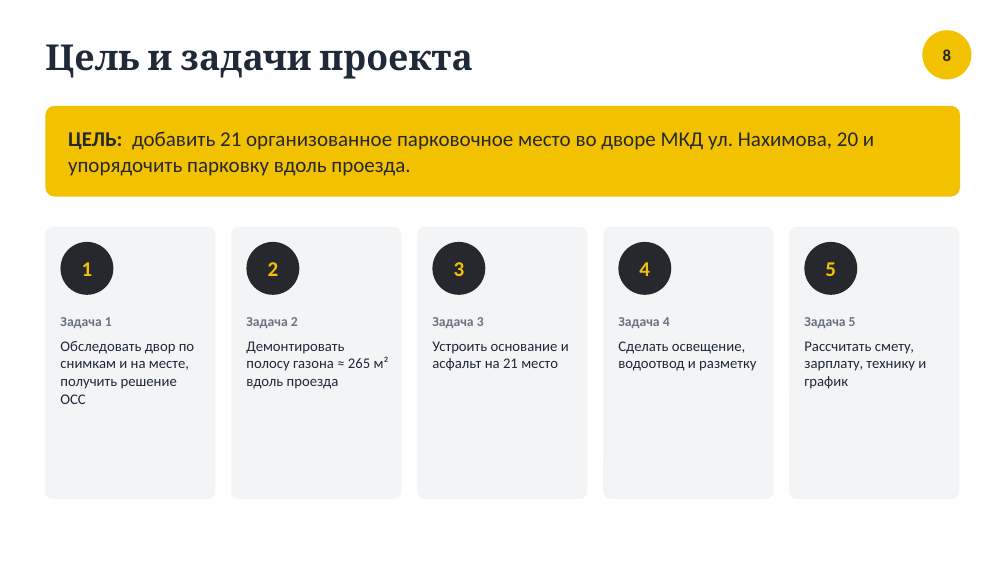
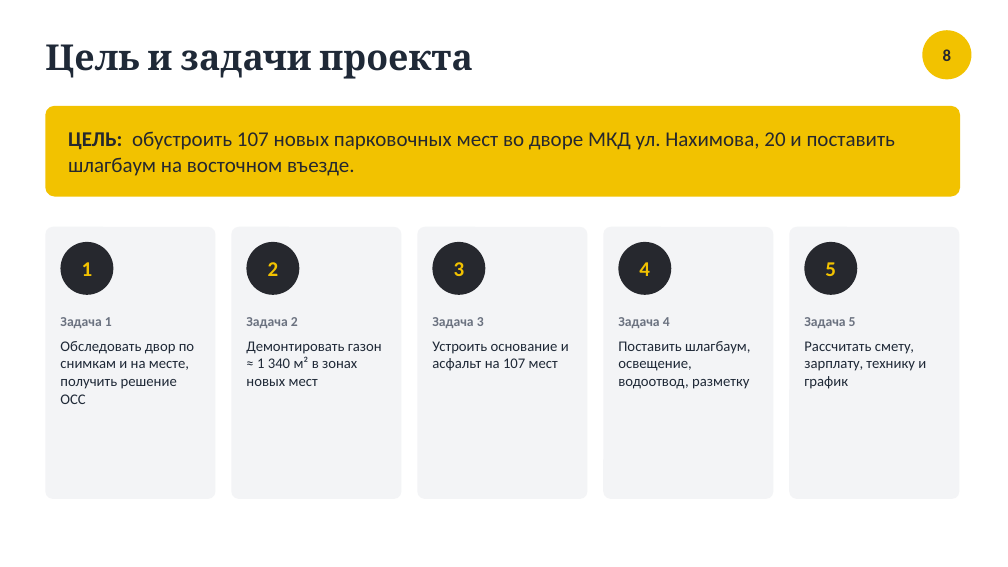
Before and after one commit to shortisshow-prog/mirigrushek, a slide deck: slide 8 of parking/Парковка_Нахимова_20.pptx. Drawn at 1008x567 pixels with LibreOffice and Linux fonts; fonts in the diff are those of the drawing. Boxes give left, top, right and bottom in pixels: in the first picture for what was removed or moved away, otherwise in the second. Text is boxed around its words. In the diff, an @@ line names an element or a change of style, - is before the commit and + after.

```diff
--- a/parking/Парковка_Нахимова_20.pptx
+++ b/parking/Парковка_Нахимова_20.pptx
@@ text at [68, 131, 896, 176]: text changed @@
-ЦЕЛЬ: добавить 21 организованное парковочное место во дворе МКД ул. Нахимова, 20 и упорядочить парковку вдоль проезда.
+ЦЕЛЬ: обустроить 107 новых парковочных мест во дворе МКД ул. Нахимова, 20 и поставить шлагбаум на восточном въезде.
@@ text at [246, 341, 382, 386]: text changed @@
-Демонтировать полосу газона ≈ 265 м² вдоль проезда
+Демонтировать газон ≈ 1 340 м² в зонах новых мест
@@ text at [432, 341, 569, 371]: text changed @@
-Устроить основание и асфальт на 21 место
+Устроить основание и асфальт на 107 мест
@@ text at [618, 341, 750, 389]: text changed @@
-Сделать освещение, водоотвод и разметку
+Поставить шлагбаум, освещение, водоотвод, разметку
```
Also in this commit, not shown: 8 other slides changed, 2 slides added, 1 slide removed, 7 other files.
